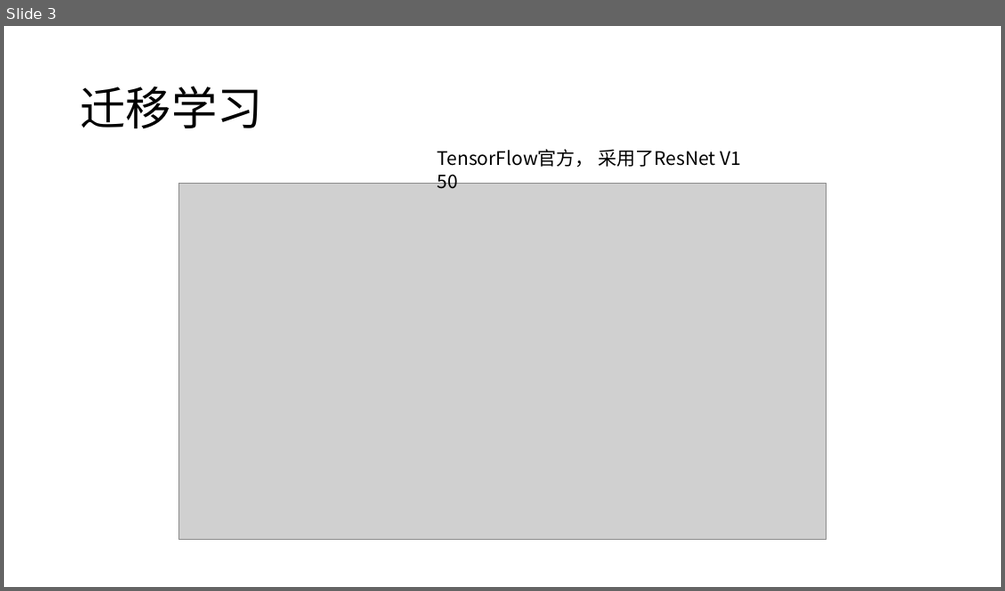
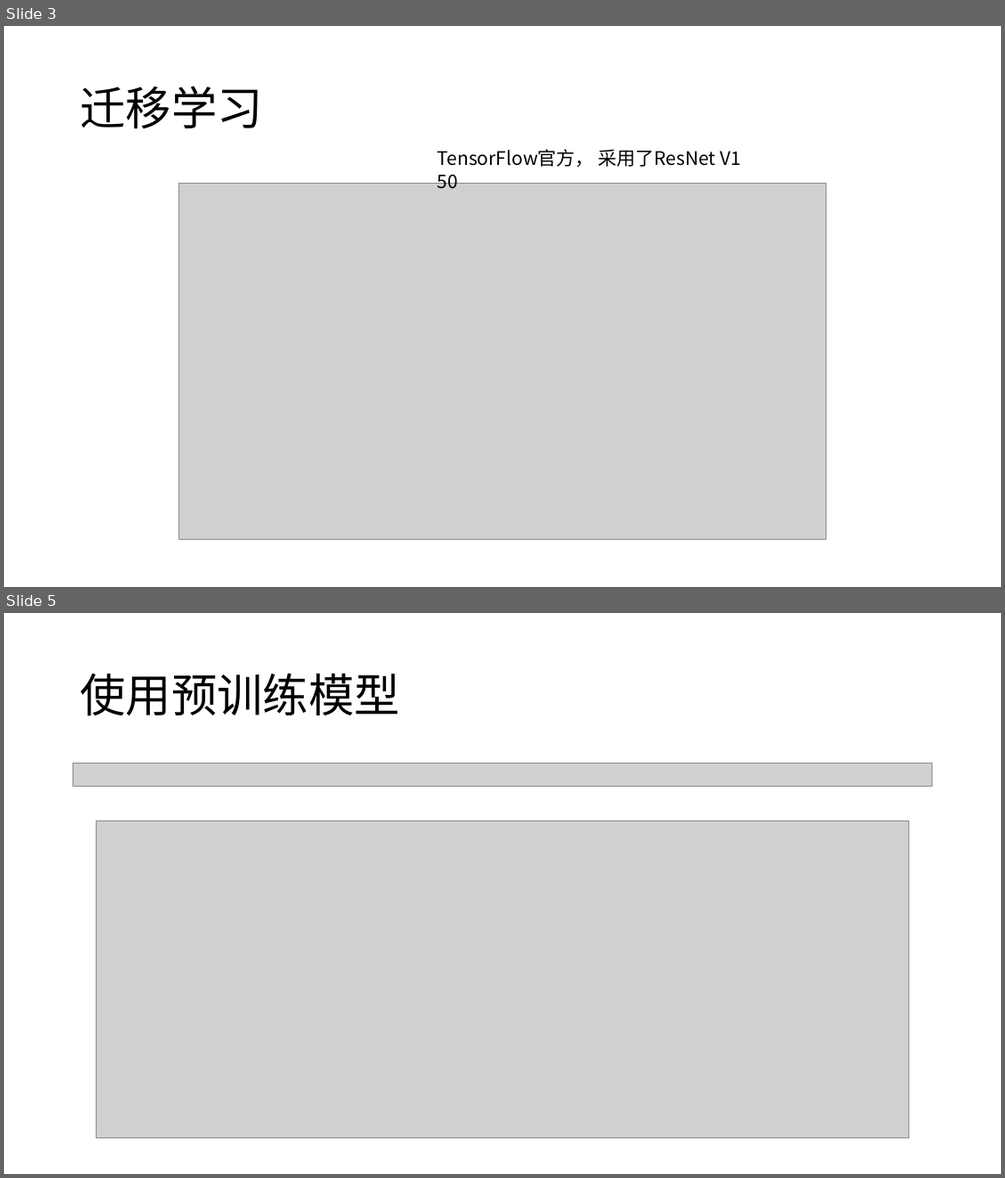
Before and after one commit to H5iao-1/cv21b.programming, a slide deck: cv21b.programming01/result/181250168 薛人玮.pptx. Shown one above the other, each under a label of ours: slide 3 before the commit, slides 3 and 5 after it; the slides between them are not shown. The pictures are 1005x591 and 1005x1178 pixels, drawn with LibreOffice and Linux fonts; fonts in the diff are those of the drawing; grey boxes stand for pictures. Boxes give left, top, right and bottom in pixels: in the first picture for what was removed or moved away, otherwise in the second. Text is boxed around its words. In the diff, an @@ line names an element or a change of style, - is before the commit and + after.

```diff
--- a/cv21b.programming01/result/181250168 薛人玮.pptx
+++ b/cv21b.programming01/result/181250168 薛人玮.pptx
@@ slide 5 added at <box>4,613,1001,1174</box>, background #FFFFFF @@
@@ title added at <box>80,673,399,716</box>, 44 pt, text #000000 @@
+使用预训练模型
@@ picture added at <box>73,763,933,787</box> @@
@@ picture added at <box>96,820,908,1137</box> @@
```
Also in this commit, not shown: 1 slide changed, 3 other slides added, 5 other files.
